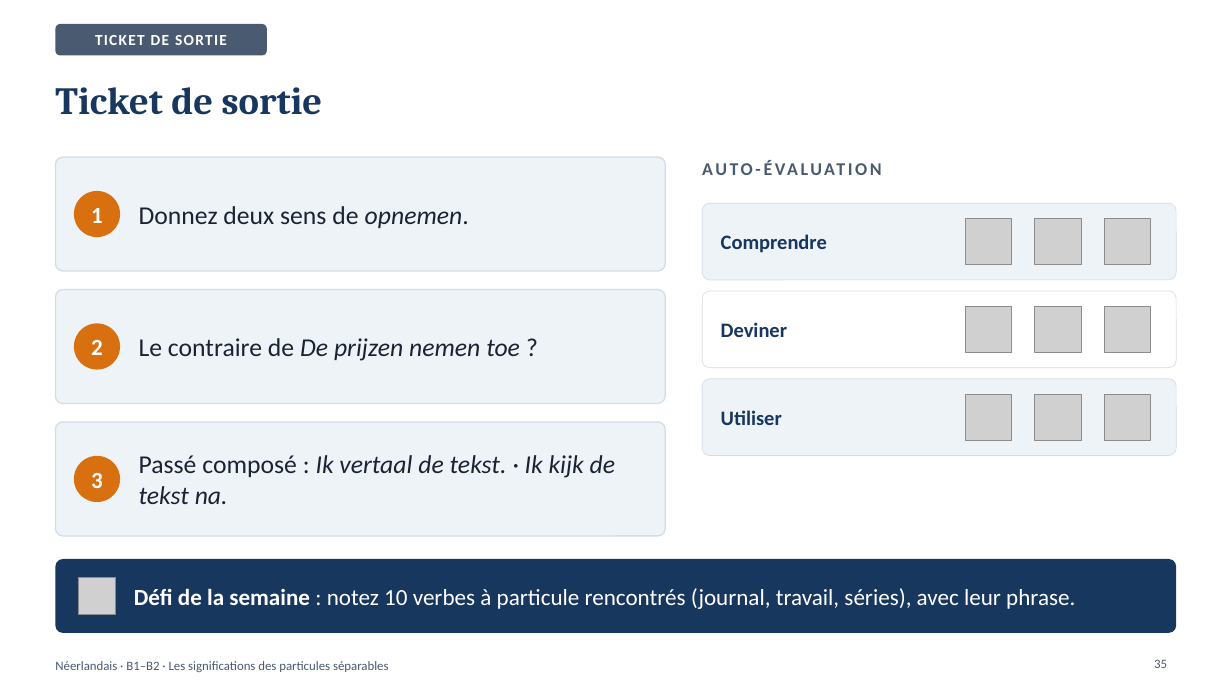
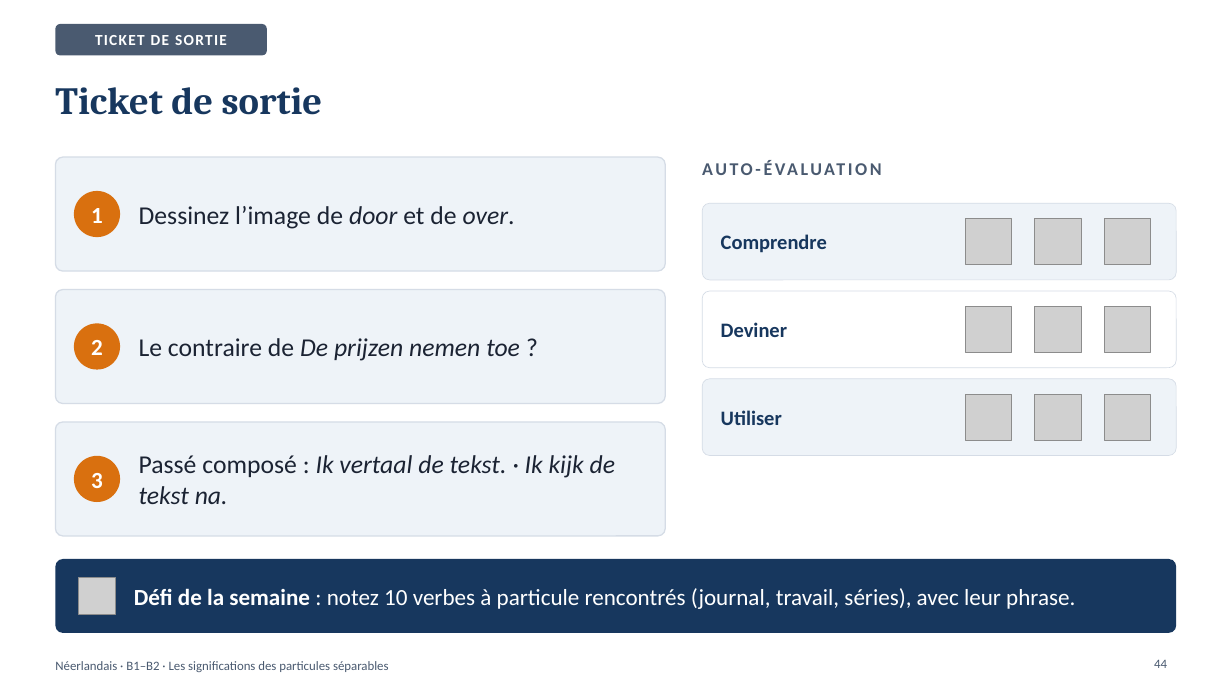
Before and after one commit to ajouniaux/talenleren, a slide deck: slide 44 of neerlandais1/powerpoints/Partikels_Les_particules_separables.pptx (slide 35 before the commit). Drawn at 1232x693 pixels with LibreOffice and Linux fonts; fonts in the diff are those of the drawing; grey boxes stand for pictures. Boxes give left, top, right and bottom in pixels: in the first picture for what was removed or moved away, otherwise in the second. Text is boxed around its words. In the diff, an @@ line names an element or a change of style, - is before the commit and + after.

```diff
--- a/neerlandais1/powerpoints/Partikels_Les_particules_separables.pptx
+++ b/neerlandais1/powerpoints/Partikels_Les_particules_separables.pptx
@@ text at (x1=139, y1=206, x2=515, y2=229): text changed @@
-Donnez deux sens de opnemen.
+Dessinez l’image de door et de over.
@@ page number at (x1=1154, y1=659, x2=1167, y2=668): text changed @@
-35
+44
```
Also in this commit, not shown: 10 other slides changed, 29 slides added, 20 slides removed, 36 other files.
